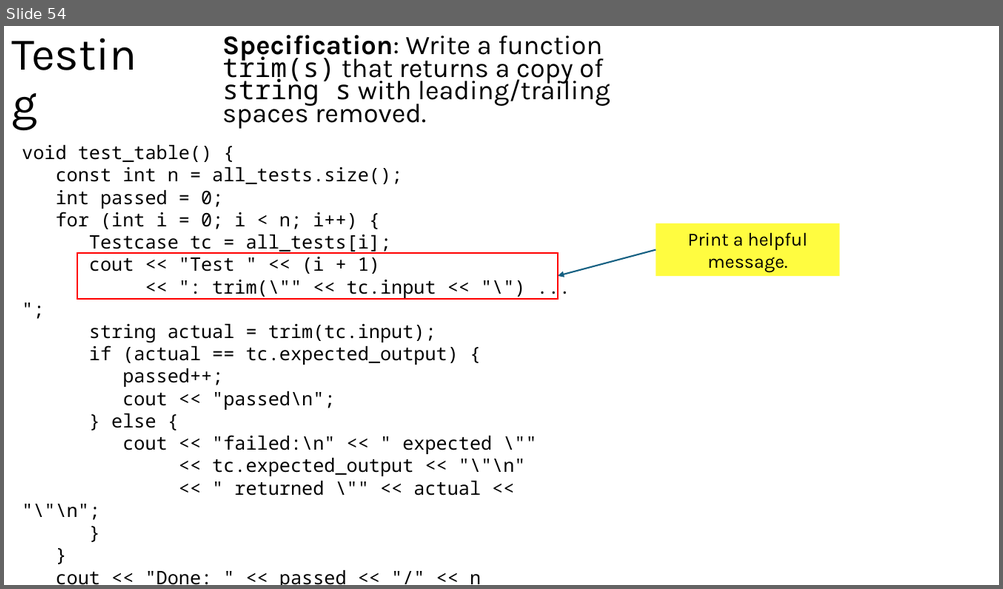
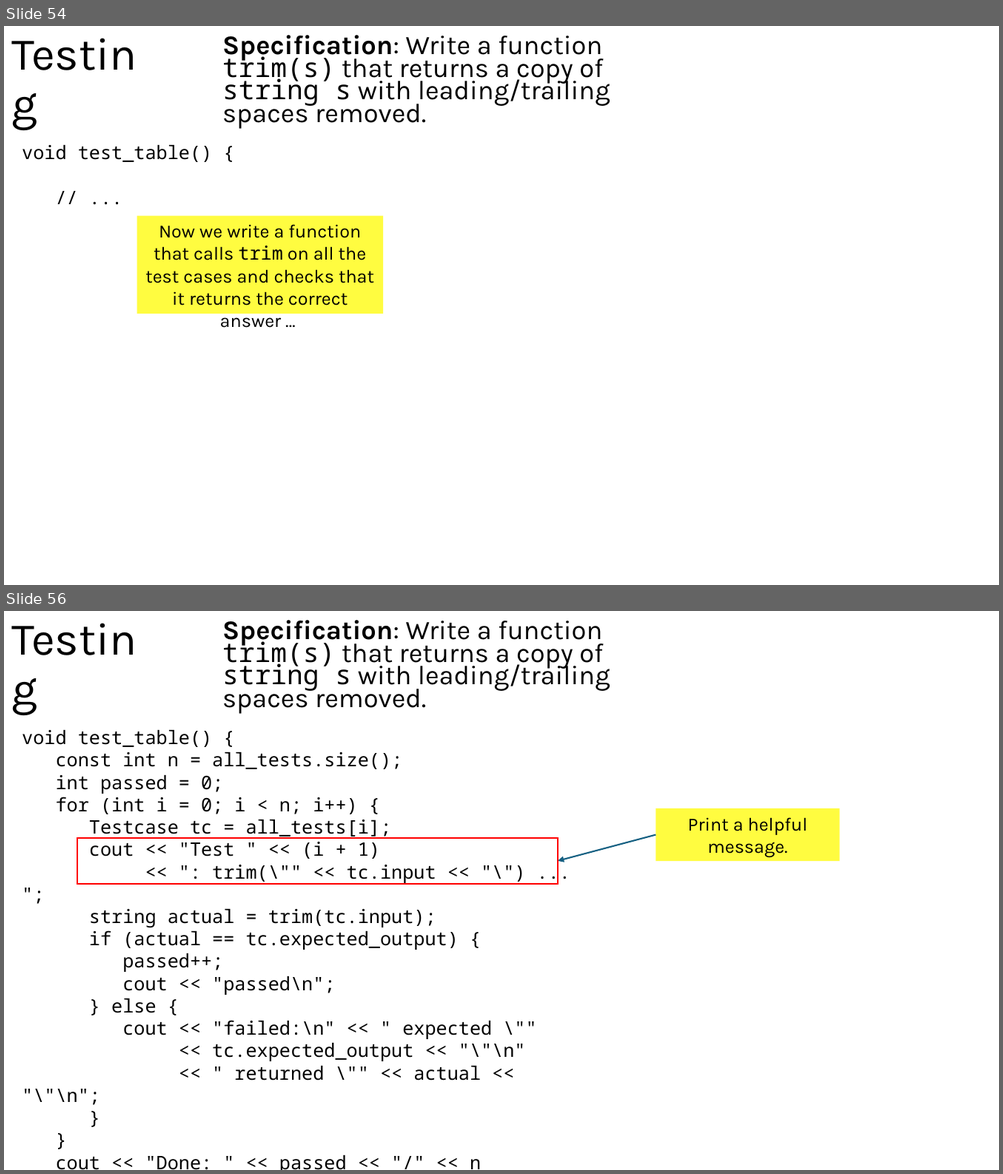
Before and after one commit to tjd1234/cmpt125spring2026, a slide deck: notes/week2/week2.pptx. Shown one above the other, each under a label of ours: slide 54 before the commit, slides 54 and 56 after it; the slides between them are not shown. The pictures are 1003x589 and 1003x1174 pixels, drawn with LibreOffice and Linux fonts; fonts in the diff are those of the drawing. Boxes give left, top, right and bottom in pixels: in the first picture for what was removed or moved away, otherwise in the second. Text is boxed around its words. In the diff, an @@ line names an element or a change of style, - is before the commit and + after.

```diff
--- a/notes/week2/week2.pptx
+++ b/notes/week2/week2.pptx
@@ slide 54 added at (x1=4, y1=26, x2=999, y2=585), background #FFFFFF @@
@@ title added at (x1=5, y1=26, x2=163, y2=134), 44 pt, text #000000 @@
+Testing
@@ text added at (x1=222, y1=35, x2=610, y2=129), 25.9 pt, text #000000 @@
+Specification: Write a function trim(s) that returns a copy of string s with leading/trailing spaces removed.
@@ text added at (x1=22, y1=145, x2=212, y2=162), 18 pt, text #000000 @@
+void test_table() {
+// ...
@@ rectangle added at (x1=136, y1=216, x2=383, y2=314), fill #FFFC00 at 75% opacity, 18 pt, text #000000 @@
+Now we write a function that calls trim on all the test cases and checks that it returns the correct answer …
@@ what was slide 54 is now slide 56 @@
```
Also in this commit, not shown: 16 slides changed, 1 other slide added, 6 other files.
